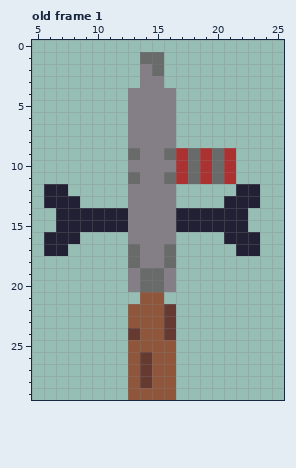
Edited in one commit: pixel-art file (Textures/Obj/single_gun.aseprite). Above, as it was before the edit.
30x30 pixels, 1 frame. Shown: old frame 1: x 5..25, y 0..29. The commit also changed other frames, which this record leaves out.
And afterwards:
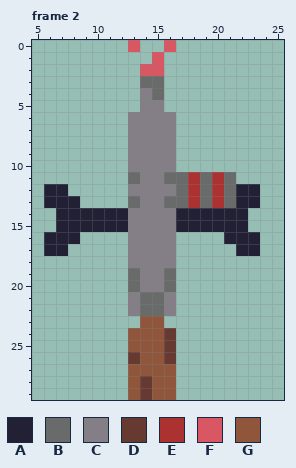
Palette (. is transparent): A #222034  B #696a6a  C #847e87  D #663931  E #ac3232  F #d95763  G #8f563b
A new or re-ordered frame is compared with the old frame closest to it.
Difference:
frames 1 -> 4
Frame 2 is new; against old frame 1:
Colour B is added in row 12 at x 17, 19 and 21; in row 13 at x 17 and 19.
Colour B replaces colour A in row 13 at x 21.
Colour B replaces colour C in row 3 at x 14 to 15; in row 4 at x 15; in row 13 at x 13 and 16; in rows 19 to 20 at x 13 and 16.
Colour B replaces colour E in row 11 at x 17, 19 and 21.
Colour B replaces colour G in rows 21 to 22 at x 14 to 15.
Colour C is added in row 21 at x 13 and 16.
Colour C replaces colour B in row 9 at x 13 and 16; in rows 17 to 18 at x 13 and 16; in rows 19 to 20 at x 14 to 15.
Colour C replaces colour D in row 22 at x 16.
Colour C replaces colour G in row 22 at x 13.
Colour D replaces colour G in row 25 at x 16; in row 26 at x 13 and 16; in row 29 at x 14.
Colour E is added in rows 12 to 13 at x 18 and 20.
Colour E replaces colour B in row 11 at x 18 and 20.
Colour F is added in row 0 at x 13 and 16.
Colour F replaces colour B in rows 1 to 2 at x 15.
Colour F replaces colour C in row 2 at x 14.
Colour G replaces colour D in row 24 at x 13; in rows 26 to 27 at x 14.
The author cleared colour B in row 1 at x 14; in rows 9 to 10 at x 18 and 20.
The author cleared colour C in rows 4 to 5 at x 13 and 16.
The author cleared colour D in row 23 at x 16.
The author cleared colour E in rows 9 to 10 at x 17, 19 and 21.
The author cleared colour G in row 23 at x 13.
Where, in picture pixels (left, top, right, bottom), the same in both pictures:
changed: (128, 40, 176, 112)
changed: (128, 148, 236, 400)
